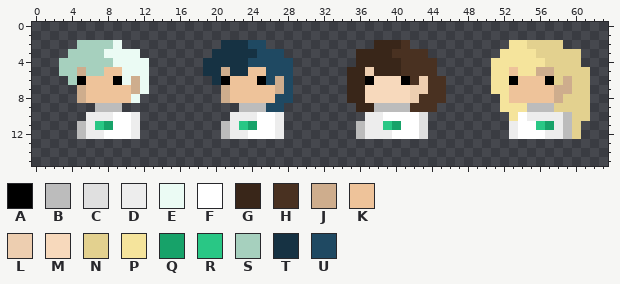
A pixel-art sprite gets an edit: assets/dialogsHeads.png. Above, as it was before the edit.
The file is 64x16 pixels. Colours within 5 levels of each other are drawn and written as one.
Palette (. is transparent): A #000000  B #bcbcbc  C #e0e0e0  D #ededed  E #ebfbf4  F #ffffff  G #392619  H #493121  J #cead8d  K #eec39a  L #edceb0  M #f7d9bc  N #e3d18f  P #f5e49c  Q #17a269  R #29c785  S #a6d0be  T #163243  U #1f4962
After:
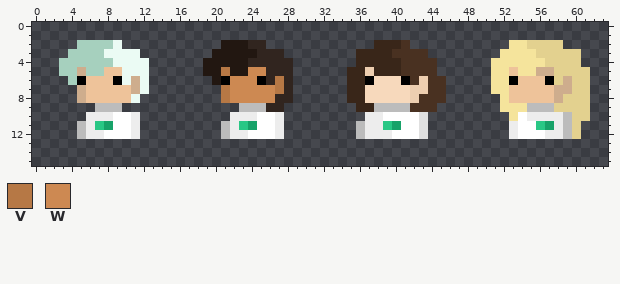
Colours new in this view: V #b67845  W #cd8952
Difference:
@@ palette @@
-T #163243
+T #221711
-U #1f4962
+U #31251f
@@ x 19..29 @@
  4 TTTTTUUUUU.
- 5 TTJTTKKUUU.
- 6 .TAKKKAUJU.
- 7 ..JKKKKKJU.
- 8 ..JKKKKKUU.
+ 5 TTVTTWWUUU.
+ 6 .TAWWWAUVU.
+ 7 ..VWWWWWVU.
+ 8 ..VWWWWWUU.
  9 ....BBBUU..
Where, in picture pixels (left, top, right, bottom), the same in both pictures:
changed: (203, 40, 293, 112)
